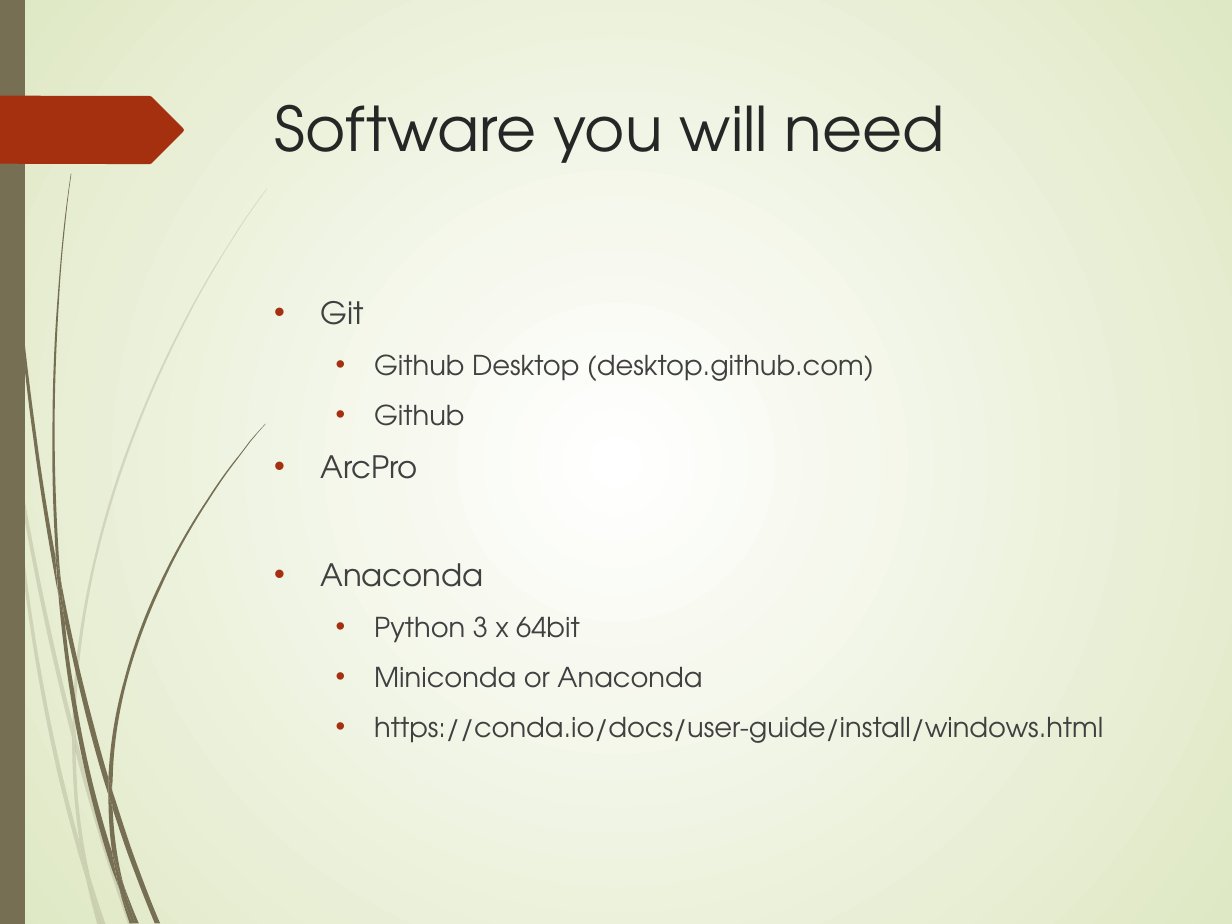
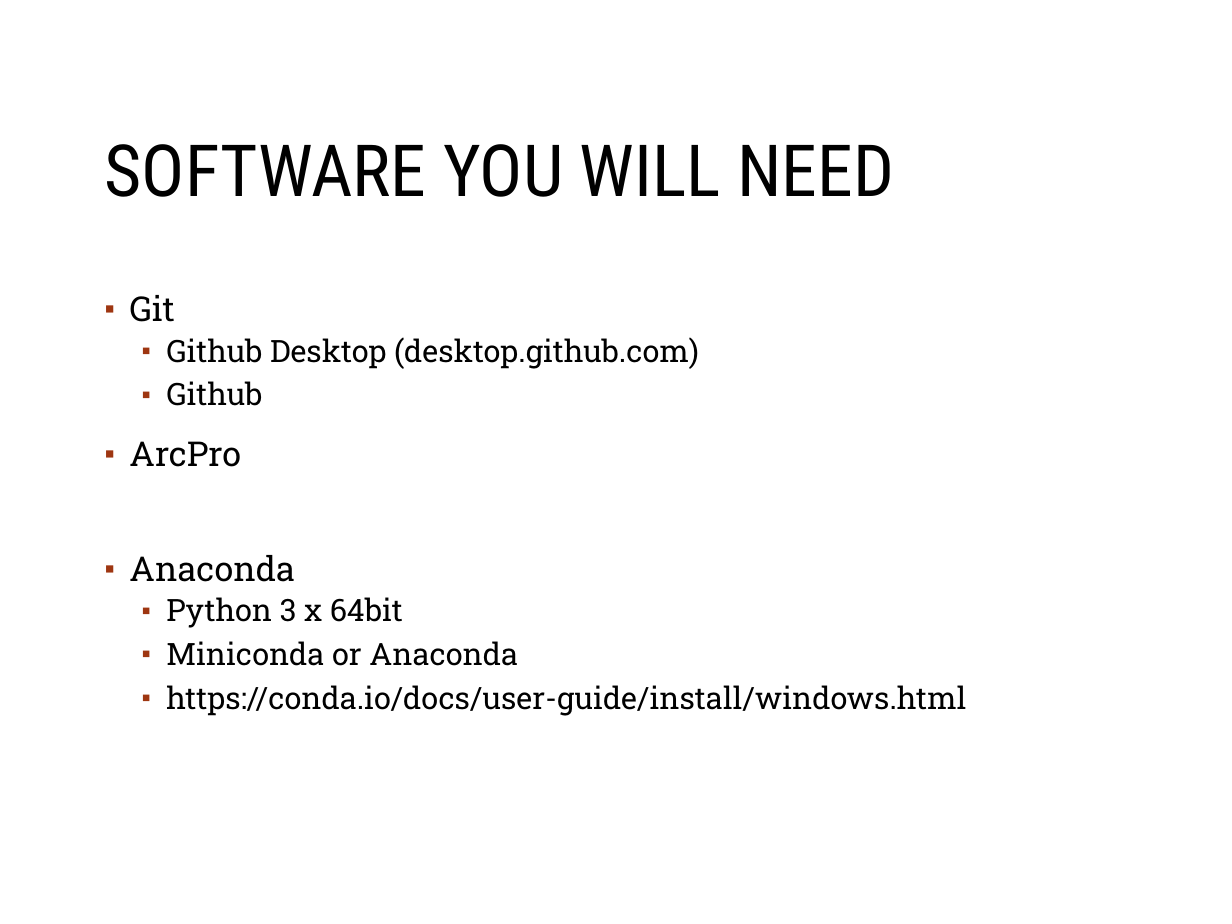
Before and after one commit to MGIS-UMN-GIS5577/GIS5578-week2, a slide deck: slide 2 of week2_strings.odp. Drawn at 1232x924 pixels with LibreOffice and Linux fonts; fonts in the diff are those of the drawing; background and template pictures are left out. Boxes give left, top, right and bottom in pixels: in the first picture for what was removed or moved away, otherwise in the second. Text is boxed around its words. In the diff, an @@ line names an element or a change of style, - is before the commit and + after.

```diff
--- a/week2_strings.odp
+++ b/week2_strings.odp
@@ background gradient #FFFFFF to #DFE8C4 to #FFFFFF @@
@@ freeform shape removed at [0,0,25,924] @@
@@ title "SOFTWARE YOU WILL NEED" at [105,144,894,197]: vertical alignment top to middle @@
@@ freeform shape removed at [0,96,184,165] @@
@@ title at [105,144,894,197]: text changed; size 36 to 42 pt; font TeX Gyre Adventor to Roboto Condensed; text colour #262626 to #000000 @@
-Software you will need
+SOFTWARE YOU WILL NEED
@@ text "Git": place and size @@
-text "Git" at [320,301,1103,743]
+text "Git" at [129,295,966,716]
@@ text "Git" at [129,295,966,716]: size 18 to 20 pt in "Git", "ArcPro", "Anaconda"; font TeX Gyre Adventor to Roboto Slab, text colour #404040 to #000000; size 16 to 18 pt in "Github Desktop (desktop.github.com)", "Github", "Python 3 x 64bit", "Miniconda or Anaconda" and 1 more places; bullet • to ▪; line spacing 1 to 0.9; more space between paragraphs; bullet colour #A53010 to #9E3611; less space between paragraphs @@
@@ group removed at [0,31,267,924]: 12 freeform shapes @@
@@ group removed at [2,0,266,924]: 12 freeform shapes @@
@@ freeform shape added at [1153,848,1196,891], outline #FFFFFF 0.99 pt @@
```
Also in this commit, not shown: 12 other slides changed, 2 slides added, 1 slide removed, 1 other file.
